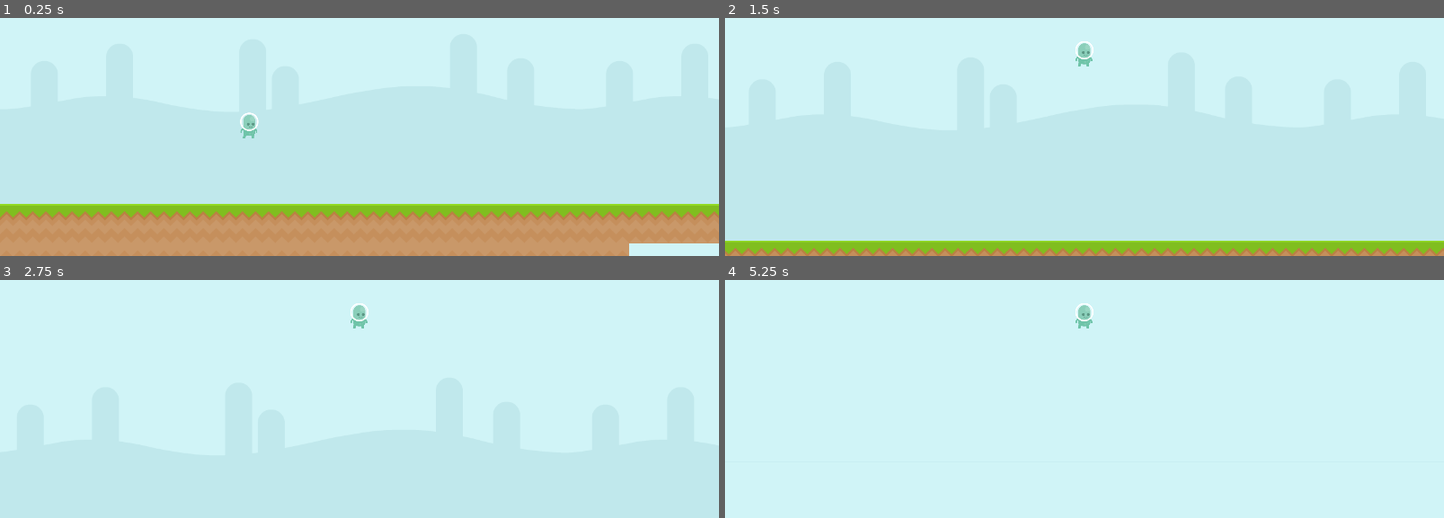
Above: before the commit, frames 1-4 (two rows, left to right).
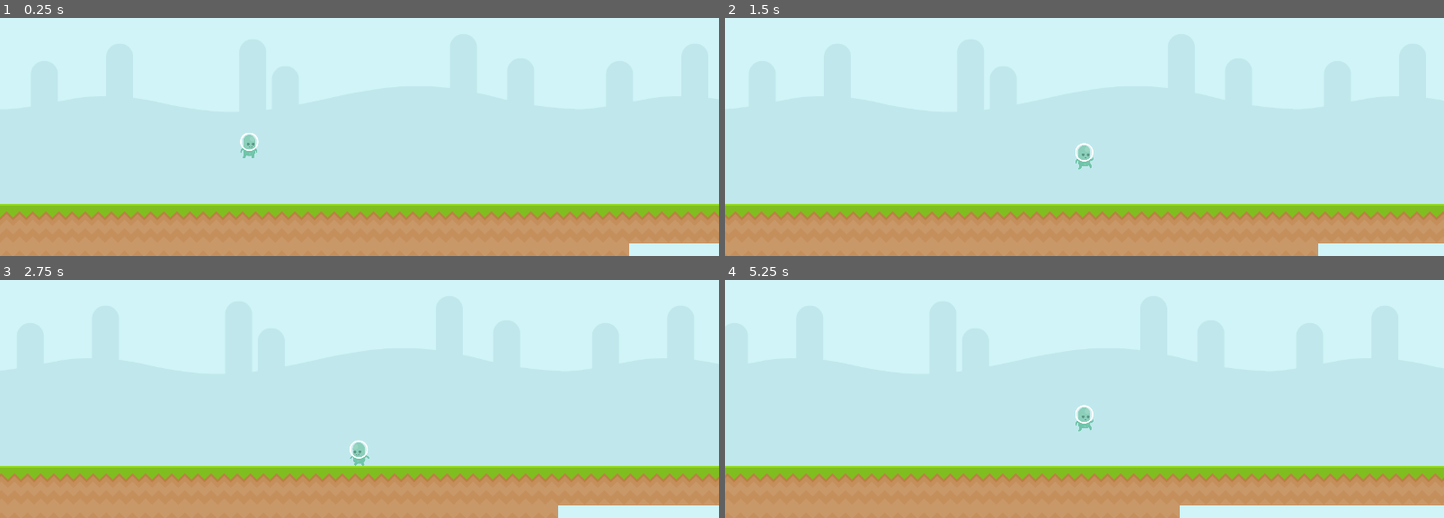
Above: after the commit, the same moments.

Repository: RafaelForbeck/the-way
Game: Godot game, scene res://scenes/phase.tscn
Two runs of this game, one before a commit and one after it. Both use one fixed random seed, a clock stepped at 60 frames per second and the inputs below.
Inputs:
- Up to frame 1 (0.25 s): no input
- Up to frame 2 (1.5 s): tap Enter (jump) at 0.5, 0.6, 0.77, 1.07, 1.35 s; hold Right (move_right) from 0.53 s (still down)
- Up to frame 3 (2.75 s): tap Enter (jump) at 1.52, 1.82, 2.1 s; release Right (move_right) at 2.03 s; hold Left (move_left) from 2.03 s (still down)
- Up to frame 4 (5.25 s): release Left (move_left) at 2.78 s; hold Right (move_right) 2.78-4.28 s; tap Enter (jump) at 2.85, 3.02, 3.32, 3.6, 3.77, 4.07, 4.35, 4.52, 4.82, 5.1 s; hold Left (move_left) 4.28-5.03 s; hold Right (move_right) from 5.03 s (still down)

The runs differ from the first frame. In frame 1, 0.4% of the frame differs, in the area x 33-36%, y 39-59%; in frame 2, 21%, in the area x 0-100%, y 9-100%; in frame 3, 21%; in frame 4, 20%.

Commit message:
feat: player animations setup

Diff:
--- a/entities/player.tscn
+++ b/entities/player.tscn
@@ -1,8 +1,9 @@
-[gd_scene load_steps=10 format=3 uid="uid://5rgmrnka8y3c"]
+[gd_scene load_steps=11 format=3 uid="uid://5rgmrnka8y3c"]
 
 [ext_resource type="Script" path="res://scripts/player.gd" id="1_57enj"]
 [ext_resource type="Texture2D" uid="uid://sgcdgl8t1acv" path="res://sprites/player/p1_stand.png" id="2_cbq5a"]
 [ext_resource type="Texture2D" uid="uid://l0txvehu3774" path="res://sprites/player/walk/p1_walk03.png" id="3_3oh4y"]
+[ext_resource type="Texture2D" uid="uid://xv0yffu2obvy" path="res://sprites/player/p1_jump.png" id="3_kdut6"]
 [ext_resource type="Texture2D" uid="uid://difcnf264p0ow" path="res://sprites/player/walk/p1_walk04.png" id="4_aqcg0"]
 [ext_resource type="Texture2D" uid="uid://cqrx6eokfmetr" path="res://sprites/player/walk/p1_walk05.png" id="5_6eni2"]
 [ext_resource type="Texture2D" uid="uid://cxsj7ydwic5dg" path="res://sprites/player/walk/p1_walk06.png" id="6_msxq5"]
@@ -16,6 +17,14 @@
 }],
 "loop": true,
 "name": &"idle",
+"speed": 5.0
+}, {
+"frames": [{
+"duration": 1.0,
+"texture": ExtResource("3_kdut6")
+}],
+"loop": true,
+"name": &"jumping",
 "speed": 5.0
 }, {
 "frames": [{
@@ -44,7 +53,7 @@
 "texture": ExtResource("4_aqcg0")
 }],
 "loop": true,
-"name": &"walk",
+"name": &"walking",
 "speed": 20.0
 }]
 
@@ -59,9 +68,8 @@
 
 [node name="AnimatedSprite2D" type="AnimatedSprite2D" parent="."]
 sprite_frames = SubResource("SpriteFrames_n1v54")
-animation = &"idle"
+animation = &"walking"
 autoplay = "idle"
-frame_progress = 0.0279317
 
 [node name="CollisionShape2D" type="CollisionShape2D" parent="."]
 position = Vector2(1, 3)
--- a/project.godot
+++ b/project.godot
@@ -44,6 +44,10 @@
 ]
 }
 
+[physics]
+
+2d/default_gravity=2200.0
+
 [rendering]
 
 renderer/rendering_method="mobile"
--- a/scripts/player.gd
+++ b/scripts/player.gd
@@ -1,22 +1,70 @@
 extends CharacterBody2D
+
+enum PlayerState { IDLE, WALKING, JUMPING }
+
+@onready var anim = $AnimatedSprite2D
 
 @export var max_speed = 300.0
 @export var deceleration = 1200.0
 @export var acceleration = 1600.0
-@export var jump_velocity = -400.0
+@export var jump_velocity = -600.0
+
+var status = PlayerState.JUMPING
+var direction = 0
 
 func _physics_process(delta: float) -> void:
 
-	if not is_on_floor():
-		velocity += get_gravity() * delta
-
-	if Input.is_action_just_pressed("jump"): # and is_on_floor():
-		velocity.y = jump_velocity
-
-	var direction := Input.get_axis("move_left", "move_right")
+	direction = Input.get_axis("move_left", "move_right")
 	if direction:
 		velocity.x = move_toward(velocity.x, max_speed * direction, acceleration * delta)
 	else:
 		velocity.x = move_toward(velocity.x, 0, deceleration * delta)
 
+	match status:
+		PlayerState.IDLE:
+			idle_state()
+		PlayerState.WALKING:
+			walking_state()
+		PlayerState.JUMPING:
+			jumping_state(delta)
+
+	if velocity.x > 0:
+		anim.flip_h = false
+	elif velocity.x < 0:
+		anim.flip_h = true
+
 	move_and_slide()
+
+func go_to_idle_state():
+	status = PlayerState.IDLE
+	anim.play("idle")
+
+func go_to_walking_state():
+	status = PlayerState.WALKING
+	anim.play("walking")
+
+func go_to_jumping_state():
+	status = PlayerState.JUMPING
+	velocity.y = jump_velocity
+	anim.play("jumping")
+
+func idle_state():
+	if Input.is_action_just_pressed("jump"): # and is_on_floor():
+		go_to_jumping_state()
+	if direction != 0:
+		go_to_walking_state()
+
+func walking_state():
+	if Input.is_action_just_pressed("jump"): # and is_on_floor():
+		go_to_jumping_state()
+	if velocity.x == 0:
+		go_to_idle_state()
+
+func jumping_state(delta):
+	if is_on_floor():
+		if direction == 0:
+			go_to_idle_state()
+		else:
+			go_to_walking_state()
+	else:
+		velocity += get_gravity() * delta
Binary file added: sprites/player/p1_jump.png
Not shown, added: sprites/player/p1_jump.png.import
